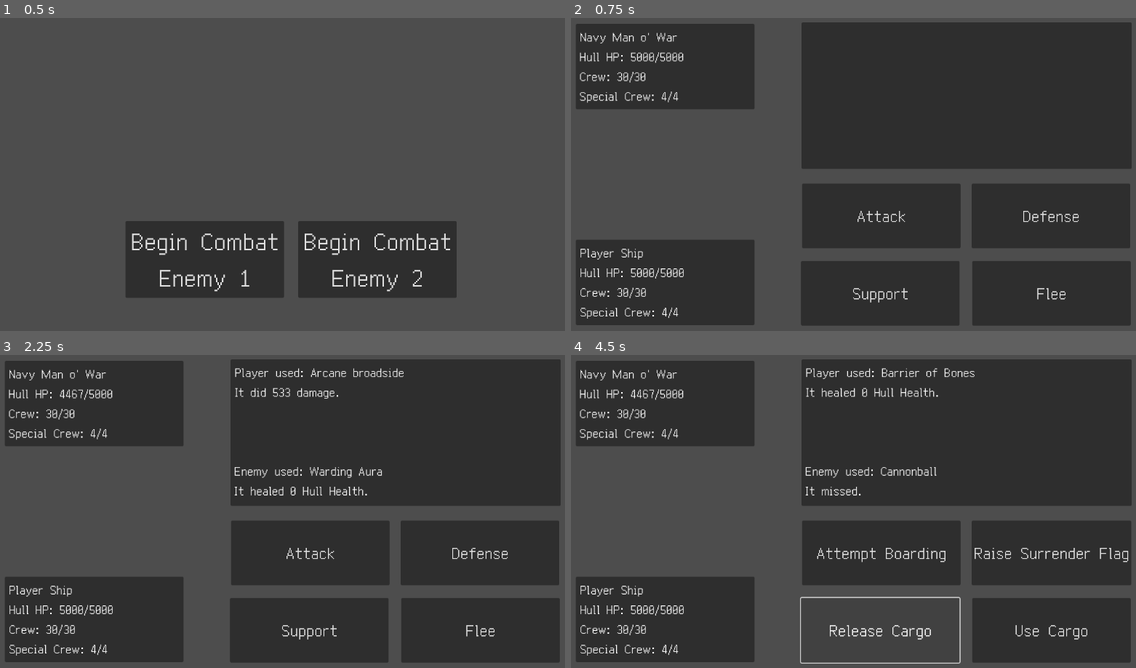
Above: before the commit, frames 1-4 (two rows, left to right).
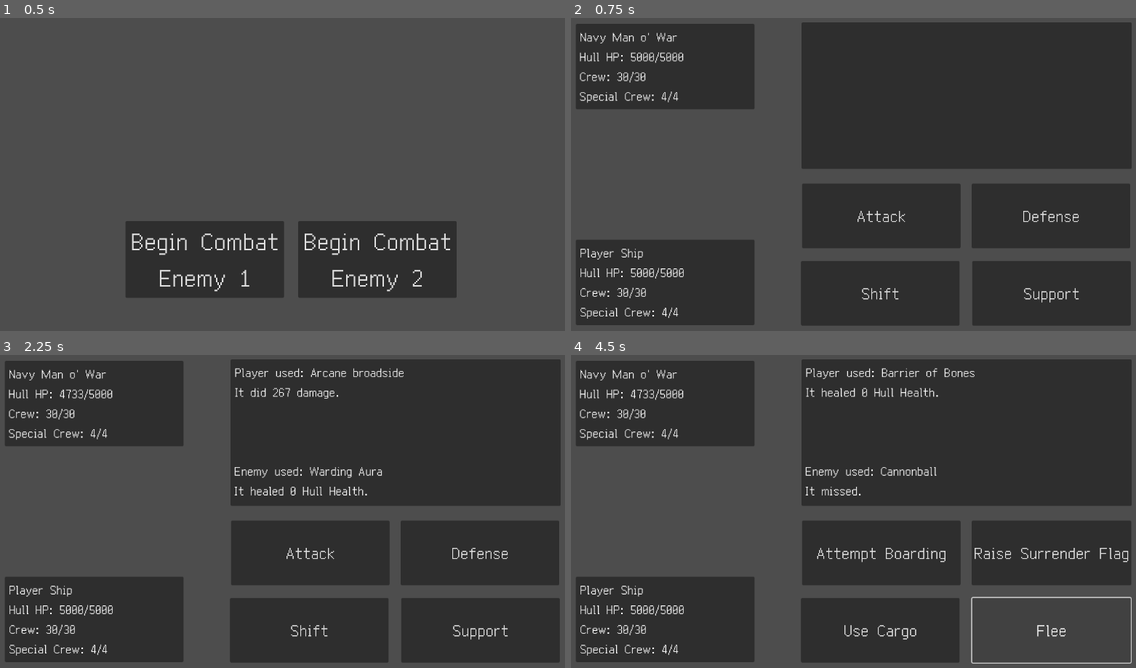
Above: after the commit, the same moments.

Repository: LKAAA/Pirates-with-magic
Game: Godot game, scene res://main.tscn
Two runs of this game, one before a commit and one after it. Both use one fixed random seed, a clock stepped at 60 frames per second and the inputs below.
Inputs:
- Up to frame 1 (0.5 s): no input
- Up to frame 2 (0.75 s): click "Begin Combat Enemy 1" at 0.5 s
- Up to frame 3 (2.25 s): click "Attack" at 1.25 s; click "Arcane broadside" at 2 s
- Up to frame 4 (4.5 s): click "Defense" at 2.75 s; click "Barrier of Bones" at 3.5 s; click "Support" at 4.25 s

Frame 1 is identical in both runs. In frame 2, 0.3% of the frame differs, in the area x 49-90%, y 86-91%; in frame 3, 0.4%; in frame 4, 1.2%, in the area x 11-100%, y 10-99%.

Commit message:
Type Effectiveness, Fleeing, Shift moves base
Added Type Effectiveness bonuses to damage, ranging from 0, to 0.5, to 2.
Added Fleeing from battle based on move speed, with a speed tie.
Added Shift moves option and changed Support moves options.
Shift moves are currently not implemented.

Diff:
--- a/CombatCore/CombatCore.tscn
+++ b/CombatCore/CombatCore.tscn
@@ -124,7 +124,7 @@
 offset_bottom = 623.0
 theme_override_fonts/font = ExtResource("3_p6xct")
 theme_override_font_sizes/font_size = 32
-text = "Support"
+text = "Shift"
 
 [node name="Button4" type="Button" parent="UI Canvas Layer/PlayerChoiceUI"]
 layout_mode = 0
@@ -134,9 +134,9 @@
 offset_bottom = 623.0
 theme_override_fonts/font = ExtResource("3_p6xct")
 theme_override_font_sizes/font_size = 32
-text = "Flee"
+text = "Support"
 
 [connection signal="pressed" from="UI Canvas Layer/PlayerChoiceUI/Button1" to="UI Canvas Layer/PlayerChoiceUI" method="_on_attack_button_pressed"]
 [connection signal="pressed" from="UI Canvas Layer/PlayerChoiceUI/Button2" to="UI Canvas Layer/PlayerChoiceUI" method="_on_defense_button_pressed"]
 [connection signal="pressed" from="UI Canvas Layer/PlayerChoiceUI/Button3" to="UI Canvas Layer/PlayerChoiceUI" method="_on_support_button_pressed"]
-[connection signal="pressed" from="UI Canvas Layer/PlayerChoiceUI/Button4" to="UI Canvas Layer/PlayerChoiceUI" method="_on_flee_button_pressed"]
+[connection signal="pressed" from="UI Canvas Layer/PlayerChoiceUI/Button4" to="UI Canvas Layer/PlayerChoiceUI" method="_on_button_4_pressed"]
--- a/CombatCore/combatcore.gd
+++ b/CombatCore/combatcore.gd
@@ -14,6 +14,7 @@
 
 var player_attack_moves: Array[AttackMoveData]
 var player_defense_moves: Array[DefenseMoveData]
+var player_shift_moves: Array[String]
 var player_max_hull_hp: int = 0
 var player_cur_hull_hp: int = 0
 var player_cur_crew_members: int = 0
@@ -33,6 +34,89 @@
 
 var enemy_damage_dealt
 var player_damage_dealt
+
+var type_chart: Dictionary = {
+	"Physical": {
+		"Physical": 1,
+		"Magic - Ocean": 1,
+		"Magic - Storm": 1,
+		"Magic - Fire": 1,
+		"Magic - Spectral": 0,
+		"Magic - Ancient": 1,
+		"Magic - Arcane": 1,
+		"Magic - Resonance": 1
+	},
+	"Magic - Ocean": {
+		"Physical": 1,
+		"Magic - Ocean": 0.5,
+		"Magic - Storm": 1,
+		"Magic - Fire": 2,
+		"Magic - Spectral": 1,
+		"Magic - Ancient": 1,
+		"Magic - Arcane": 1,
+		"Magic - Resonance": 1
+	},
+	"Magic - Storm": {
+		"Physical": 1,
+		"Magic - Ocean": 1,
+		"Magic - Storm": 1,
+		"Magic - Fire": 1,
+		"Magic - Spectral": 1,
+		"Magic - Ancient": 0.5,
+		"Magic - Arcane": 1,
+		"Magic - Resonance": 2
+	},
+	"Magic - Fire": {
+		"Physical": 2,
+		"Magic - Ocean": 0.5,
+		"Magic - Storm": 0.5,
+		"Magic - Fire": 0.5,
+		"Magic - Spectral": 1,
+		"Magic - Ancient": 1,
+		"Magic - Arcane": 1,
+		"Magic - Resonance": 1
+	},
+	"Magic - Spectral": {
+		"Physical": 1,
+		"Magic - Ocean": 1,
+		"Magic - Storm": 1,
+		"Magic - Fire": 1,
+		"Magic - Spectral": 0.5,
+		"Magic - Ancient": 1,
+		"Magic - Arcane": 2,
+		"Magic - Resonance": 1
+	},
+	"Magic - Ancient": {
+		"Physical": 2,
+		"Magic - Ocean": 1,
+		"Magic - Storm": 1,
+		"Magic - Fire": 1,
+		"Magic - Spectral": 1,
+		"Magic - Ancient": 1,
+		"Magic - Arcane": 1,
+		"Magic - Resonance": 0.5
+	},
+	"Magic - Arcane": {
+		"Physical": 0.5,
+		"Magic - Ocean": 1,
+		"Magic - Storm": 1,
+		"Magic - Fire": 1,
+		"Magic - Spectral": 2,
+		"Magic - Ancient": 1,
+		"Magic - Arcane": 0.5,
+		"Magic - Resonance": 1
+	},
+	"Magic - Resonance": {
+		"Physical": 1,
+		"Magic - Ocean": 1,
+		"Magic - Storm": 0.5,
+		"Magic - Fire": 1,
+		"Magic - Spectral": 1,
+		"Magic - Ancient": 2,
+		"Magic - Arcane": 1,
+		"Magic - Resonance": 1
+	}
+}
 
 signal battle_ended
 
@@ -282,6 +366,9 @@
 	var defender_morale = _calculate_morale(defender)
 	var attacker_morale = _calculate_morale(attacker)
 
+	var effectiveness = _determine_type_matchup(chosen_move, defender)
+	print("Effectiveness = " + str(effectiveness))
+
 	if chosen_move.ignoreMagicalDefense:
 		var modifier: float = (100 - chosen_move.ability_strength_percent) * 0.01
 		print("Modifier: " + str(modifier))
@@ -298,16 +385,55 @@
 	# BASE CALCULATIONS
 	if chosen_move.damage_type == 0: # Physical Damage
 		if defender.ship_holder.physical_defense_stat > 0:
-			damage_calculated = chosen_move.hull_damage * ((attacker.ship_holder.physical_attack_stat * attacker_morale) / (defender_physical_defense * defender_morale))
+			damage_calculated = chosen_move.hull_damage * ((attacker.ship_holder.physical_attack_stat * attacker_morale) / (defender_physical_defense * defender_morale)) * effectiveness
 			print("Attacker stat: " + str(attacker.ship_holder.physical_attack_stat))
 			print("Defender stat: " + str(defender.ship_holder.physical_defense_stat))
 	elif chosen_move.damage_type == 1: # Magical Damage
 		if defender.ship_holder.magical_defense_stat > 0:
-			damage_calculated = chosen_move.hull_damage * ((attacker.ship_holder.magical_attack_stat * attacker_morale) / (defender_magic_defense * defender_morale))
+			damage_calculated = chosen_move.hull_damage * ((attacker.ship_holder.magical_attack_stat * attacker_morale) / (defender_magic_defense * defender_morale)) * effectiveness
 			print("Attacker stat: " + str(attacker.ship_holder.magical_attack_stat))
 			print("Defender stat: " + str(defender.ship_holder.magical_defense_stat))
 
 	return roundi(damage_calculated)
+
+func _determine_type_matchup(chosen_move, defender) -> float:
+	var effectiveness_1: float = 1
+	var effectiveness_2: float = 1
+	var final_effectiveness: float = 1
+	if defender == current_enemy:
+		print(defender.enemy_data.type_1)
+		print(defender.enemy_data.type_2)
+		if type_chart.has(chosen_move.move_type) and type_chart[chosen_move.move_type].has(defender.enemy_data.type_1):
+			effectiveness_1 = type_chart[chosen_move.move_type][defender.enemy_data.type_1]
+		if type_chart.has(chosen_move.move_type) and type_chart[chosen_move.move_type].has(defender.enemy_data.type_2):
+			effectiveness_2 = type_chart[chosen_move.move_type][defender.enemy_data.type_2]
+
+		if effectiveness_1 == 2 or effectiveness_2 == 2:
+			final_effectiveness = 2
+		if effectiveness_1 == 0.5 or effectiveness_1 == 0.5:
+			final_effectiveness = 0.5
+		if effectiveness_1 == 0 or effectiveness_2 == 0:
+			final_effectiveness = 0
+
+		return final_effectiveness
+	elif defender == player:
+		print(defender.type_1)
+		print(defender.type_2)
+		if type_chart.has(chosen_move.move_type) and type_chart[chosen_move.move_type].has(defender.type_1):
+			effectiveness_1 = type_chart[chosen_move.move_type][defender.type_1]
+		if type_chart.has(chosen_move.move_type) and type_chart[chosen_move.move_type].has(defender.type_2):
+			effectiveness_1 = type_chart[chosen_move.move_type][defender.type_2]
+
+		if effectiveness_1 == 2 or effectiveness_2 == 2:
+			final_effectiveness = 2
+		if effectiveness_1 == 0.5 or effectiveness_1 == 0.5:
+			final_effectiveness = 0.5
+		if effectiveness_1 == 0 or effectiveness_2 == 0:
+			final_effectiveness = 0
+
+		return final_effectiveness
+
+	return 1.0  # Default to neutral if types aren't found
 
 func _calculate_morale(user) -> float:
 	var moral_float: float
@@ -346,7 +472,19 @@
 
 func _flee_battle() -> void:
 	print("Flee battle")
-	is_fleeing = true
+	var rng = RandomNumberGenerator.new()
+
+	if player_speed == enemy_speed:
+
+		if rng.randi_range(1, 2) == 1:
+			is_fleeing = true
+		else:
+			is_fleeing = false
+	elif player_speed > enemy_speed:
+		is_fleeing = true
+	elif player_speed < enemy_speed:
+		is_fleeing = false
+
 	has_player_chosen = true
 
 func _decide_move(move_type: int, move_option: int) -> void:
@@ -395,7 +533,25 @@
 						print(player_defense_moves[3].move_name)
 
 				has_player_chosen = true
-		3: # Support Type
+		3: # Shift Type
+			print("Shift move")
+			print("Move Option #" + str(move_option))
+
+			if player_shift_moves.size() < move_option:
+				print("This option does not have a move equipped")
+			else:
+				match move_option:
+					1:
+						print(player_shift_moves[0])
+					2:
+						print(player_shift_moves[1])
+					3:
+						print(player_shift_moves[2])
+					4:
+						print(player_shift_moves[3])
+
+				has_player_chosen = true
+		4: # Support Type
 			print("Support move")
 			print("Move Option #" + str(move_option))
 			match move_option:
@@ -438,8 +594,6 @@
 	prev_enemy_move = chosen_enemy_move
 	print("Enemy chooses: " + chosen_enemy_move.move_name)
 
-
-
 #region State Machine Checks
 
 func _should_enter_combat() -> bool:
@@ -484,6 +638,3 @@
 	else:
 		return false
 #endregion
-
-func _on_finish_entry_button_pressed() -> void:
-	entry_finished = true
--- a/CombatCore/in_combat_ui.gd
+++ b/CombatCore/in_combat_ui.gd
@@ -25,7 +25,7 @@
 			else:
 				move_log_label.text += "\nIt did %s damage." % [player_damage_dealt]
 	else:
-		move_log_label.text += "Player used a support move. \nThese moves are not implemented yet. Some pirate."
+		move_log_label.text += "Support moves are not implemented yet. Dumbass. \nOr you failed at fleeing. Pussy."
 
 	if enemy_move:
 		move_log_label.text += "\n\n\n\nEnemy used: %s" % [enemy_move.move_name]
--- a/CombatCore/player_choice_ui.gd
+++ b/CombatCore/player_choice_ui.gd
@@ -1,6 +1,6 @@
 extends Control
 
-enum options { PRE_SELECTION, ATTACK, DEFENSE, SUPPORT}
+enum options { PRE_SELECTION, ATTACK, DEFENSE, SHIFT, SUPPORT}
 var active_option = 0
 
 signal move_chosen(move_type: int, move_option: int)
@@ -20,12 +20,13 @@
 func _update_buttons_text():
 	var p_attack_moves = get_parent().get_parent().player_attack_moves
 	var p_defense_moves = get_parent().get_parent().player_defense_moves
+	var p_shift_moves = get_parent().get_parent().player_shift_moves
 	match active_option:
 		0: # No choice selected
 			button_1.text = "Attack"
 			button_2.text = "Defense"
-			button_3.text = "Support"
-			button_4.text = "Flee"
+			button_3.text = "Shift"
+			button_4.text = "Support"
 		1: # Attack selected
 			if p_attack_moves.size() < 1:
 				button_1.text = "No Move"
@@ -60,11 +61,28 @@
 				button_4.text = "No Move"
 			else:
 				button_4.text = p_defense_moves[3].move_name
-		3: # Support selected
+		3: # Shift Selected
+			if p_shift_moves.size() < 1:
+				button_1.text = "No Shift"
+			else:
+				button_1.text = p_shift_moves[0].move_name
+			if p_shift_moves.size() < 2:
+				button_2.text = "No Shift"
+			else:
+				button_2.text = p_shift_moves[1].move_name
+			if p_shift_moves.size() < 3:
+				button_3.text = "No Shift"
+			else:
+				button_3.text = p_shift_moves[2].move_name
+			if p_shift_moves.size() < 4:
+				button_4.text = "No Shift"
+			else:
+				button_4.text = p_shift_moves[3].move_name
+		4: # Support selected
 			button_1.text = "Attempt Boarding"
 			button_2.text = "Raise Surrender Flag"
-			button_3.text = "Release Cargo"
-			button_4.text = "Use Cargo"
+			button_3.text = "Use Cargo"
+			button_4.text = "Flee"
 
 
 func _on_attack_button_pressed() -> void:
@@ -79,6 +97,9 @@
 			move_chosen.emit(active_option, 1)
 			active_option = 0
 		options.SUPPORT:
+			move_chosen.emit(active_option, 1)
+			active_option = 0
+		options.SHIFT:
 			move_chosen.emit(active_option, 1)
 			active_option = 0
 	_update_buttons_text()
@@ -98,13 +119,16 @@
 		options.SUPPORT:
 			move_chosen.emit(active_option, 2)
 			active_option = 0
+		options.SHIFT:
+			move_chosen.emit(active_option,2)
+			active_option = 0
 	_update_buttons_text()
 
 
 func _on_support_button_pressed() -> void:
 	match (active_option):
 		options.PRE_SELECTION:
-			print("Go into support options")
+			print("Go into shift options")
 			active_option = 3
 		options.ATTACK:
 			move_chosen.emit(active_option, 3)
@@ -115,13 +139,16 @@
 		options.SUPPORT:
 			move_chosen.emit(active_option, 3)
 			active_option = 0
+		options.SHIFT:
+			move_chosen.emit(active_option, 3)
+			active_option = 0
 	_update_buttons_text()
 
-
-func _on_flee_button_pressed() -> void:
+func _on_button_4_pressed() -> void:
 	match (active_option):
 		options.PRE_SELECTION:
-			emit_signal("flee_battle")
+			print("Go into support options")
+			active_option = 4
 		options.ATTACK:
 			move_chosen.emit(active_option, 4)
 			active_option = 0
@@ -129,6 +156,10 @@
 			move_chosen.emit(active_option, 4)
 			active_option = 0
 		options.SUPPORT:
+			flee_battle.emit()
+			move_chosen.emit(active_option, 4)
+			active_option = 0
+		options.SHIFT:
 			move_chosen.emit(active_option, 4)
 			active_option = 0
 	_update_buttons_text()
--- a/EnemySystem/Enemies/test_enemy.tres
+++ b/EnemySystem/Enemies/test_enemy.tres
@@ -13,6 +13,8 @@
 script = ExtResource("3_enkm4")
 enemy_name = "Navy Man o' War"
 enemy_faction = 0
+type_1 = "Physical"
+type_2 = "Magic - Arcane"
 ship_type = ExtResource("8_dt8b3")
 attack_moves = Array[ExtResource("1_73rtp")]([ExtResource("2_gnwbk"), ExtResource("3_n68iv")])
 defense_moves = Array[ExtResource("2_t1msy")]([ExtResource("4_pq608"), ExtResource("6_hipai")])
--- a/EnemySystem/Enemies/test_enemy_2.tres
+++ b/EnemySystem/Enemies/test_enemy_2.tres
@@ -13,6 +13,8 @@
 script = ExtResource("3_atmgr")
 enemy_name = "Spooky Sloop"
 enemy_faction = 5
+type_1 = "Magic - Spectral"
+type_2 = "N/A"
 ship_type = ExtResource("8_nh0yy")
 attack_moves = Array[ExtResource("1_5y64h")]([ExtResource("2_b4lho"), ExtResource("3_8tp12")])
 defense_moves = Array[ExtResource("2_a7v4y")]([ExtResource("5_x84op"), ExtResource("6_mikpj")])
--- a/EnemySystem/EnemyData.gd
+++ b/EnemySystem/EnemyData.gd
@@ -3,6 +3,8 @@
 
 @export var enemy_name: String
 @export_enum("Navy", "Krakeneers", "Vanguards", "Helions", "Pirates", "Spookies") var enemy_faction: int
+@export_enum("N/A","Physical", "Magic - Ocean", "Magic - Storm", "Magic - Fire", "Magic - Resonance", "Magic - Spectral", "Magic - Ancient", "Magic - Arcane") var type_1: String
+@export_enum("N/A","Physical", "Magic - Ocean", "Magic - Storm", "Magic - Fire", "Magic - Resonance", "Magic - Spectral", "Magic - Ancient", "Magic - Arcane") var type_2: String
 
 @export var ship_type: ShipData
 
--- a/MoveSystem/move_data.gd
+++ b/MoveSystem/move_data.gd
@@ -3,7 +3,7 @@
 
 @export var move_name: String
 @export_multiline var move_description: String
-@export_enum("Physical", "Magic - Ocean", "Magic - Storm", "Magic - Fire", "Magic - Resonance", "Magic - Spectral", "Magic - Ancient", "Magic - Arcane") var move_type: int
+@export_enum("Physical", "Magic - Ocean", "Magic - Storm", "Magic - Fire", "Magic - Resonance", "Magic - Spectral", "Magic - Ancient", "Magic - Arcane") var move_type: String
 @export var effect_chance: int = 0 # In percent
 @export var effect_duration: int = 0 # In turns (0 for instant)
 @export var max_uses: int = 30
--- a/MoveSystem/moves/attack/arcane_broadside_a_move.tres
+++ b/MoveSystem/moves/attack/arcane_broadside_a_move.tres
@@ -6,6 +6,7 @@
 script = ExtResource("1_wee4g")
 hull_damage = 400.0
 accuracy = 100
+ability_strength_percent = 0.0
 damage_type = 1
 canDisableCannons = false
 canStunCrew = false
@@ -20,7 +21,7 @@
 canReduceEnemyAccuracy = false
 move_name = "Arcane broadside"
 move_description = "Fires enchanted cannonballs that explode with arcane energy on impact."
-move_type = 7
+move_type = "Magic - Arcane"
 effect_chance = 30
 effect_duration = 0
 max_uses = 15
--- a/MoveSystem/moves/attack/cannonball_a_move.tres
+++ b/MoveSystem/moves/attack/cannonball_a_move.tres
@@ -6,6 +6,7 @@
 script = ExtResource("1_142nd")
 hull_damage = 150.0
 accuracy = 100
+ability_strength_percent = 0.0
 damage_type = 0
 canDisableCannons = false
 canStunCrew = false
@@ -20,7 +21,7 @@
 canReduceEnemyAccuracy = false
 move_name = "Cannonball"
 move_description = "Shoots a single cannonball."
-move_type = 0
+move_type = "Physical"
 effect_chance = 0
 effect_duration = 0
 max_uses = 30
--- a/MoveSystem/moves/attack/ghostly_volley.tres
+++ b/MoveSystem/moves/attack/ghostly_volley.tres
@@ -21,7 +21,7 @@
 canReduceEnemyAccuracy = false
 move_name = "Ghostly Volley"
 move_description = "Fires spectral cannonballs that pass through physical defenses."
-move_type = 5
+move_type = "Magic - Spectral"
 effect_chance = 0
 effect_duration = 0
 max_uses = 15
--- a/MoveSystem/moves/attack/hexed_harpoon.tres
+++ b/MoveSystem/moves/attack/hexed_harpoon.tres
@@ -21,7 +21,7 @@
 canReduceEnemyAccuracy = false
 move_name = "Hexed Harpoon"
 move_description = "Fires a cursed harpoon that siphons life force from the enemy crew."
-move_type = 5
+move_type = "Magic - Spectral"
 effect_chance = 0
 effect_duration = 0
 max_uses = 30
--- a/MoveSystem/moves/defense/barrier_of_bones.tres
+++ b/MoveSystem/moves/defense/barrier_of_bones.tres
@@ -19,13 +19,13 @@
 canSummonAdditionalCrew = false
 summonedCrewAmount = 0
 canAbsorbDamage = true
-absorbDamageAmount = 300
+absorbDamageStrength = 0
 grantsImmunityToStatusEffects = false
 canStabalizeShip = false
 canReduceEnemyAccuracy = false
 move_name = "Barrier of Bones"
 move_description = "Raises a protective shield made of spectral bones around the ship."
-move_type = 5
+move_type = "Magic - Spectral"
 effect_chance = 0
 effect_duration = 1
 max_uses = 30
--- a/MoveSystem/moves/defense/hull_repair_d_move.tres
+++ b/MoveSystem/moves/defense/hull_repair_d_move.tres
@@ -19,13 +19,13 @@
 canSummonAdditionalCrew = false
 summonedCrewAmount = 0
 canAbsorbDamage = false
-absorbDamageAmount = 0
+absorbDamageStrength = 0
 grantsImmunityToStatusEffects = false
 canStabalizeShip = false
 canReduceEnemyAccuracy = false
 move_name = "Hull Repair"
 move_description = "Repairs holes in the hull with spare planks. Gotta prevent those leaks somehow."
-move_type = 0
+move_type = "Physical"
 effect_chance = 0
 effect_duration = 0
 max_uses = 30
--- a/MoveSystem/moves/defense/phantom_repair_crew_d_move.tres
+++ b/MoveSystem/moves/defense/phantom_repair_crew_d_move.tres
@@ -19,13 +19,13 @@
 canSummonAdditionalCrew = false
 summonedCrewAmount = 0
 canAbsorbDamage = false
-absorbDamageAmount = 0
+absorbDamageStrength = 0
 grantsImmunityToStatusEffects = false
 canStabalizeShip = false
 canReduceEnemyAccuracy = false
 move_name = "Phantom Repair Crew"
 move_description = "Temporarily summons ghostly sailors to assist in hull repair."
-move_type = 5
+move_type = "Magic - Spectral"
 effect_chance = 100
 effect_duration = 2
 max_uses = 10
--- a/MoveSystem/moves/defense/warding_aura.tres
+++ b/MoveSystem/moves/defense/warding_aura.tres
@@ -19,13 +19,13 @@
 canSummonAdditionalCrew = false
 summonedCrewAmount = 0
 canAbsorbDamage = false
-absorbDamageAmount = 0
+absorbDamageStrength = 0
 grantsImmunityToStatusEffects = false
 canStabalizeShip = false
 canReduceEnemyAccuracy = false
 move_name = "Warding Aura"
 move_description = "A magical barrier envelops your ship, reducing damage from incoming both physical and magical attacks."
-move_type = 7
+move_type = "Magic - Arcane"
 effect_chance = 0
 effect_duration = 2
 max_uses = 30
--- a/player.gd
+++ b/player.gd
@@ -2,6 +2,10 @@
 class_name Player
 
 @onready var ship_holder: ShipHolder = %ShipHolder
+
+@export_enum("N/A","Physical", "Magic - Ocean", "Magic - Storm", "Magic - Fire", "Magic - Resonance", "Magic - Spectral", "Magic - Ancient", "Magic - Arcane") var type_1: String
+@export_enum("N/A","Physical", "Magic - Ocean", "Magic - Storm", "Magic - Fire", "Magic - Resonance", "Magic - Spectral", "Magic - Ancient", "Magic - Arcane") var type_2: String
+
 
 func _ready() -> void:
 	ship_holder._test_stats()
--- a/player.tscn
+++ b/player.tscn
@@ -16,6 +16,8 @@
 
 [node name="Player" type="Node2D" groups=["player"]]
 script = ExtResource("1_o3y0f")
+type_1 = "Physical"
+type_2 = "N/A"
 
 [node name="ShipHolder" parent="." instance=ExtResource("2_cjevp")]
 unique_name_in_owner = true
